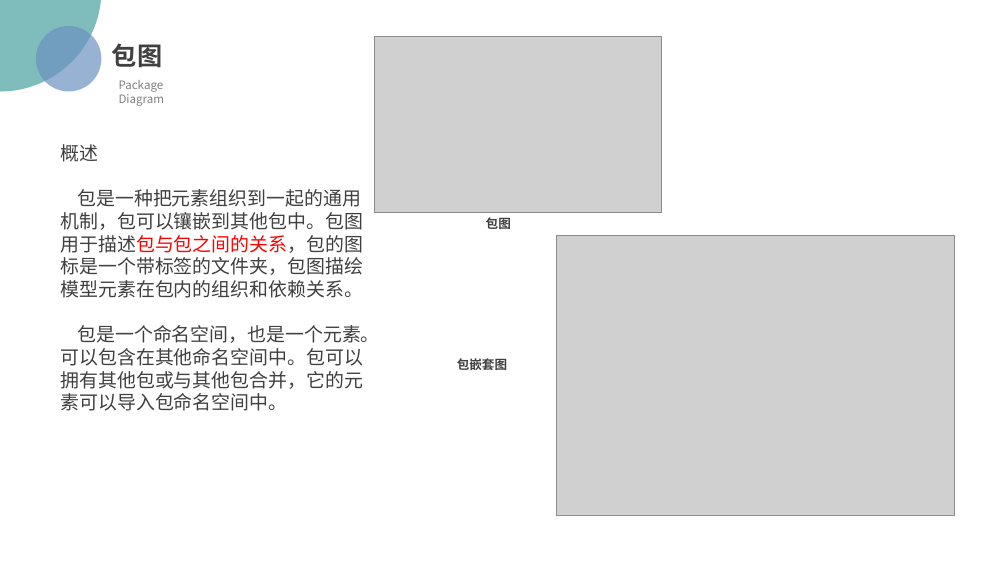
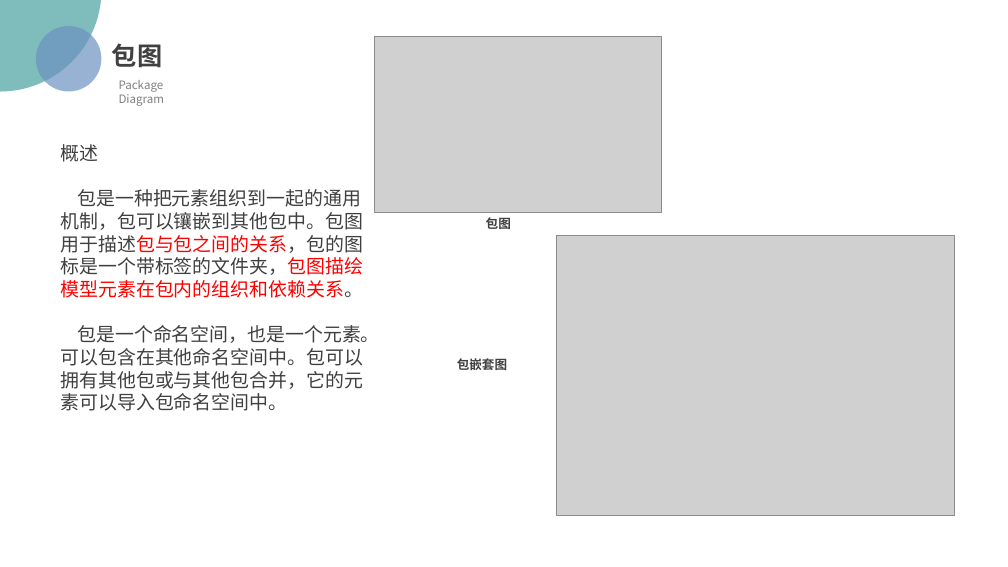
Before and after one commit to PRD2018/PRD2018-G15, a slide deck: slide 32 of 受控文档/02-其他任务/[PRD-15]UML基础III.pptx. Drawn at 1008x567 pixels with LibreOffice and Linux fonts; fonts in the diff are those of the drawing; grey boxes stand for pictures; background and template pictures are left out. Boxes give left, top, right and bottom in pixels: in the first picture for what was removed or moved away, otherwise in the second. Text is boxed around its words. In the diff, an @@ line names an element or a change of style, - is before the commit and + after.

```diff
--- a/受控文档/02-其他任务/[PRD-15]UML基础III.pptx
+++ b/受控文档/02-其他任务/[PRD-15]UML基础III.pptx
@@ text at (61,189,363,298): text colour #404040 to #FF0000 in "包是一种把元素组织到一起的通用机制，包可以镶嵌到其他包中。包图用于描述包与包之间的关系，包的图标是一个带标签的文件夹，包 ..." @@
```
Also in this commit, not shown: 12 other slides changed.
